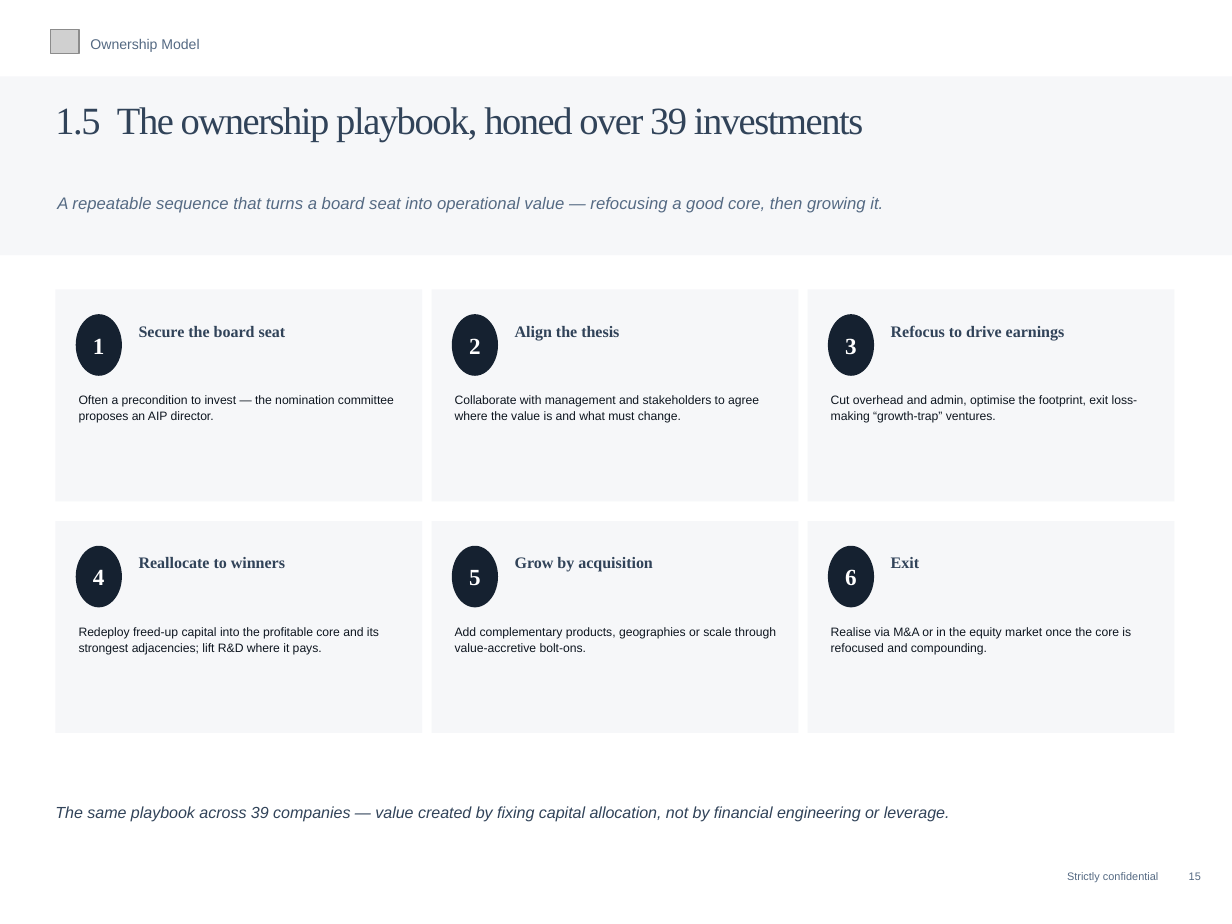
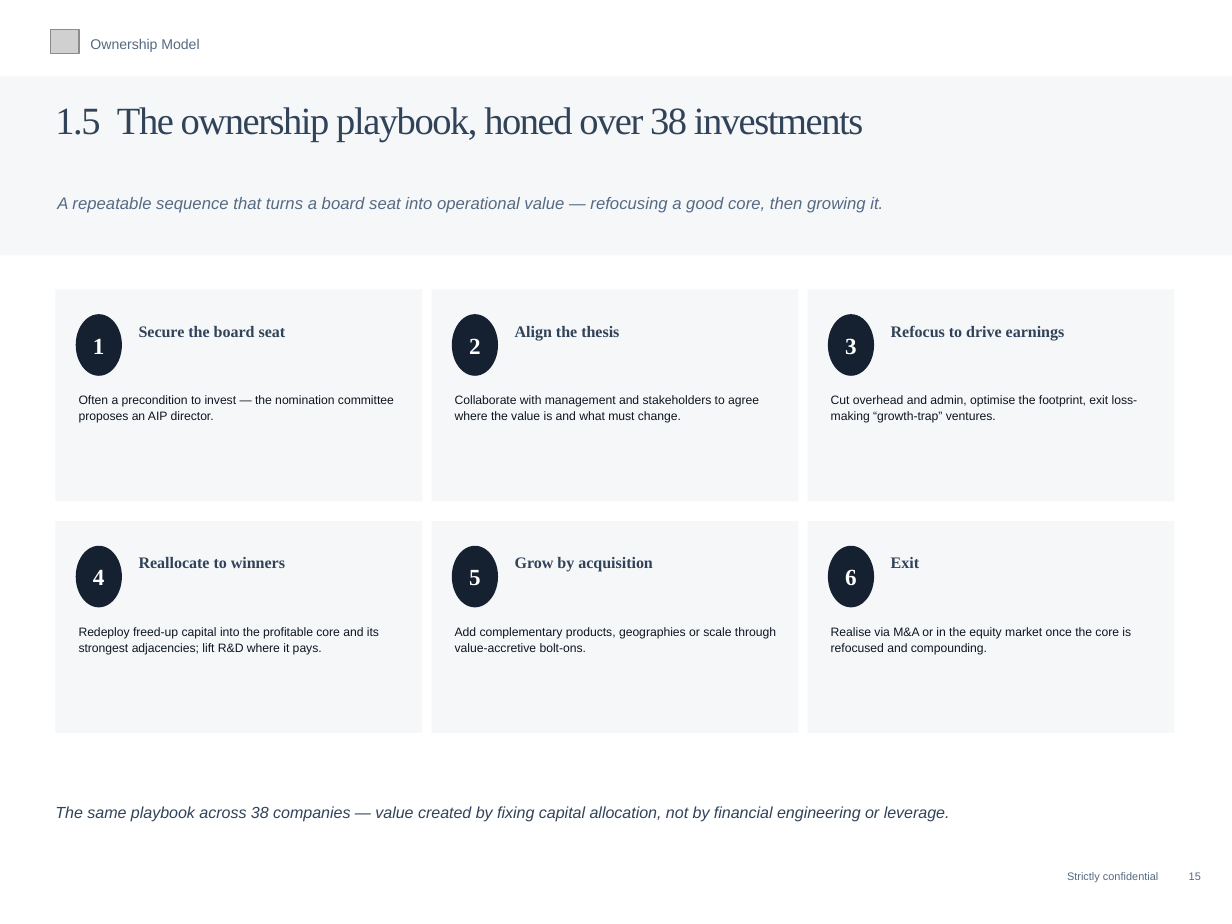
Before and after one commit to charette-lab/Claude, a slide deck: slide 18 of Athanase_Engaged_Ownership_Allocator_Deck.pptx. Drawn at 1232x924 pixels with LibreOffice and Linux fonts; fonts in the diff are those of the drawing; grey boxes stand for pictures. Boxes give left, top, right and bottom in pixels: in the first picture for what was removed or moved away, otherwise in the second. Text is boxed around its words. In the diff, an @@ line names an element or a change of style, - is before the commit and + after.

```diff
--- a/Athanase_Engaged_Ownership_Allocator_Deck.pptx
+++ b/Athanase_Engaged_Ownership_Allocator_Deck.pptx
@@ text at (x1=55, y1=107, x2=863, y2=142): text changed @@
-1.5 The ownership playbook, honed over 39 investments
+1.5 The ownership playbook, honed over 38 investments
@@ text at (x1=55, y1=806, x2=950, y2=822): text changed @@
-The same playbook across 39 companies — value created by fixing capital allocation, not by financial engineering or leverage.
+The same playbook across 38 companies — value created by fixing capital allocation, not by financial engineering or leverage.
```
Also in this commit, not shown: 7 other slides changed, 1 other file.
